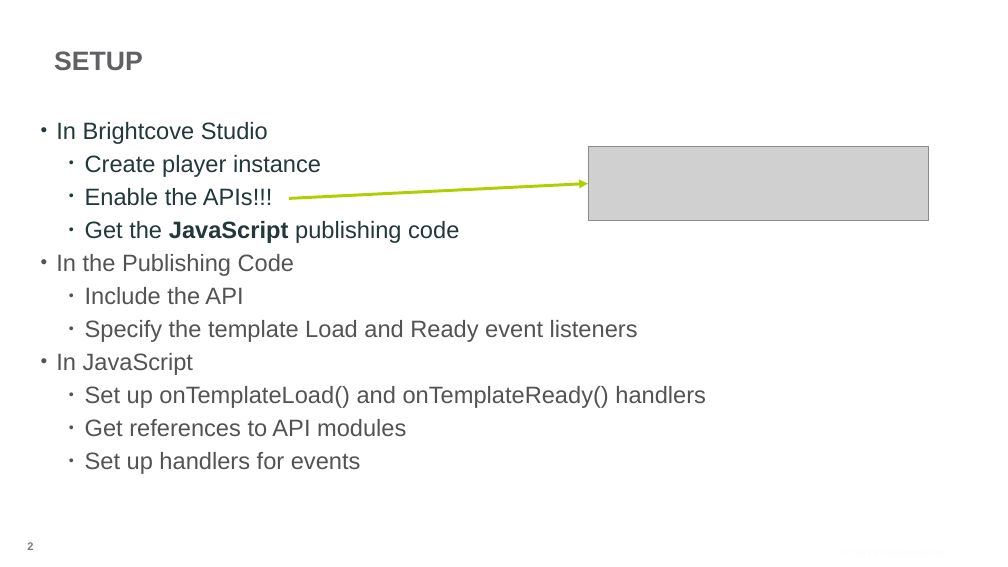
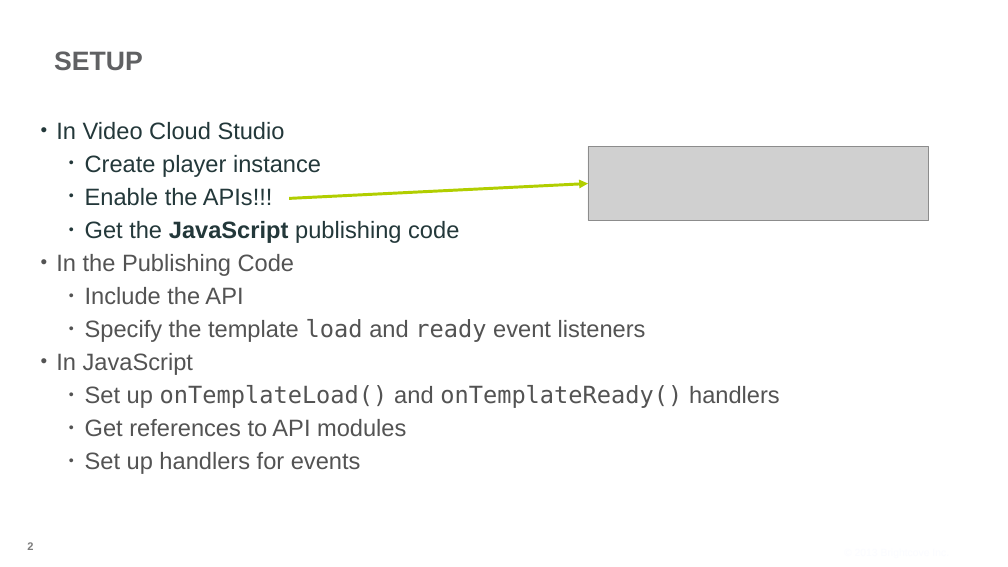
Before and after one commit to BrightcoveLearning/VideoCloudSmartPlayerAPI, a slide deck: slide 2 of VideoSessionsMaterials/v5-getting-started.pptx. Drawn at 1008x567 pixels with LibreOffice and Linux fonts; fonts in the diff are those of the drawing; grey boxes stand for pictures; background and template pictures are left out. Boxes give left, top, right and bottom in pixels: in the first picture for what was removed or moved away, otherwise in the second. Text is boxed around its words. In the diff, an @@ line names an element or a change of style, - is before the commit and + after.

Commit message:
updating slides when recording videos

```diff
--- a/VideoSessionsMaterials/v5-getting-started.pptx
+++ b/VideoSessionsMaterials/v5-getting-started.pptx
@@ text at (x1=56, y1=122, x2=285, y2=140): text changed @@
-• In Brightcove Studio
+• In Video Cloud Studio
@@ text at (x1=85, y1=319, x2=646, y2=342): text changed @@
-  • Specify the template Load and Ready event listeners
+  • Specify the template load and ready event listeners
@@ text at (x1=85, y1=385, x2=780, y2=408): font Arial to DejaVu Sans Mono in "onTemplateLoad() onTemplateReady()" @@
```
Also in this commit, not shown: 1 other slide changed, 4 other files.
